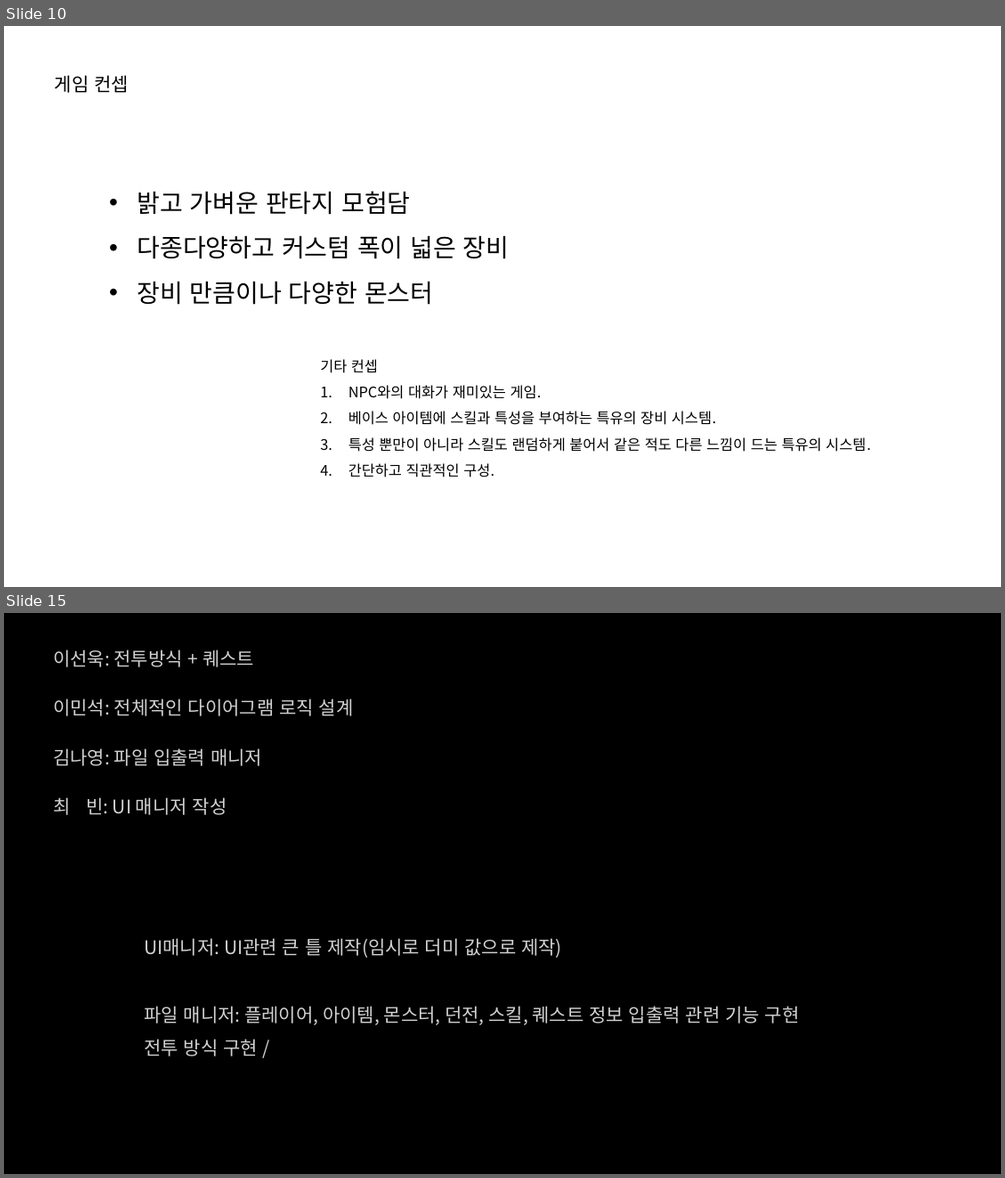
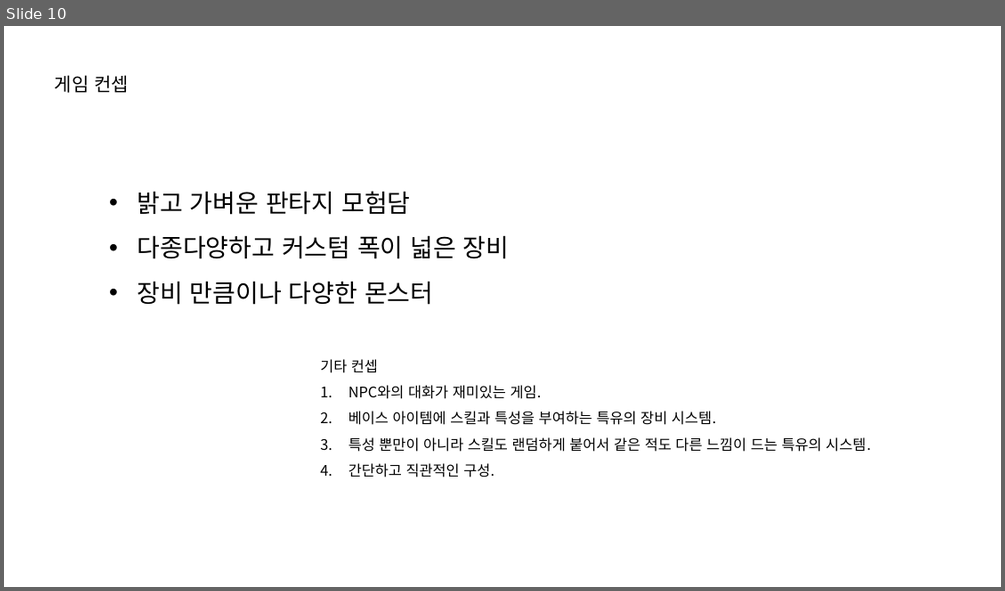
Before and after one commit to lsu0503/TextRPG_TeamProject2nd, a slide deck: Documents/TextRPG_와이어프레임.pptx. Shown one above the other, each under a label of ours: slides 10 and 15 before the commit, slide 10 after it; the slides between them are not shown. The pictures are 1005x1178 and 1005x591 pixels, drawn with LibreOffice and Linux fonts; fonts in the diff are those of the drawing. Boxes give left, top, right and bottom in pixels: in the first picture for what was removed or moved away, otherwise in the second. Text is boxed around its words. In the diff, an @@ line names an element or a change of style, - is before the commit and + after.

```diff
--- a/Documents/TextRPG_와이어프레임.pptx
+++ b/Documents/TextRPG_와이어프레임.pptx
@@ slide 15 removed at (4,613,1001,1174), background #000000 @@
@@ text removed at (53,649,254,667) @@
-이선욱: 전투방식 + 퀘스트
@@ text removed at (53,698,354,716) @@
-이민석: 전체적인 다이어그램 로직 설계
@@ text removed at (53,748,262,766) @@
-김나영: 파일 입출력 매니저
@@ text removed at (53,797,227,815) @@
-최 빈: UI 매니저 작성
@@ text removed at (144,938,800,1056) @@
-UI매니저: UI관련 큰 틀 제작(임시로 더미 값으로 제작)
-파일 매니저: 플레이어, 아이템, 몬스터, 던전, 스킬, 퀘스트 정보 입출력 관련 기능 구현
-전투 방식 구현 /
```
Also in this commit, not shown: 5 slides changed, 4 other slides removed, 1 other file.
